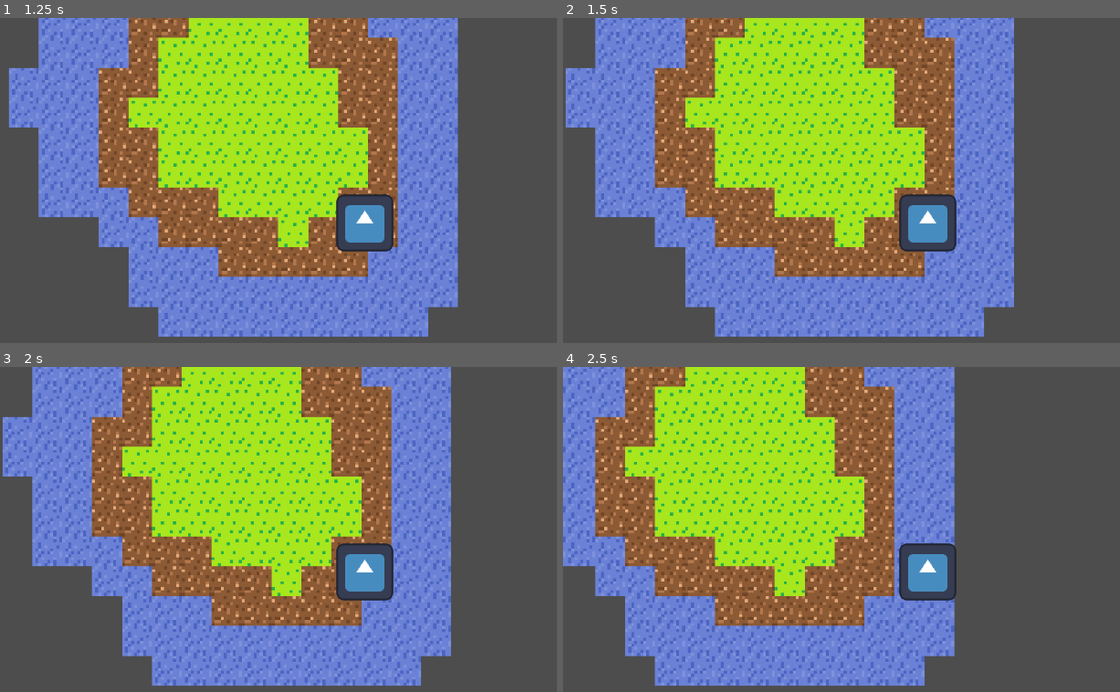
Above: before the commit, frames 1-4 (two rows, left to right).
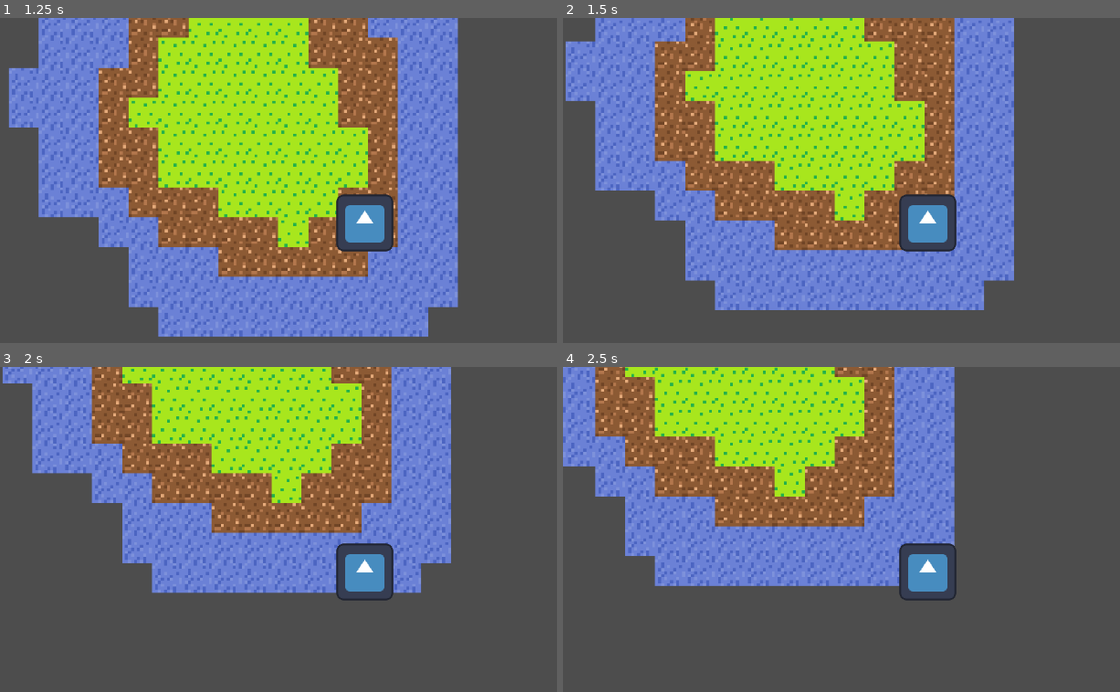
Above: after the commit, the same moments.

Repository: Sogrief/fable-lands
Game: Godot game, scene res://scenes/level/main.tscn
Two runs of this game, one before a commit and one after it. Both use one fixed random seed, a clock stepped at 60 frames per second and the inputs below. The engine's default icon, where the game draws it, is replaced by a stand-in: a white triangle on a blue panel in a dark square.
Inputs:
- Up to frame 1 (1.25 s): tap Enter at 0.5 s; hold Right (move_right) from 0.53 s (still down)
- Up to frame 2 (1.5 s): release Right (move_right) at 1.28 s; hold Down (move_down) from 1.28 s (still down)
- Up to frame 3 (2 s): keep holding Down (move_down)
- Up to frame 4 (2.5 s): release Down (move_down) at 2.03 s; hold Right (move_right) from 2.03 s (still down)

Frame 1 is identical in both runs. In frame 2, 30% of the frame differs, in the area x 0-81%, y 0-99%; in frame 3, 49%; in frame 4, 48%.

Commit message:
mouvement du personnage sur les deux axes

Diff:
--- a/scenes/player/scripts/player.gd
+++ b/scenes/player/scripts/player.gd
@@ -1,18 +1,14 @@
 extends CharacterBody2D
 
-
 const SPEED = 300.0
-const JUMP_VELOCITY = -400.0
-
 
 func _physics_process(delta):
-
-	# Get the input direction and handle the movement/deceleration.
-	# As good practice, you should replace UI actions with custom gameplay actions.
-	var direction = Input.get_axis("ui_left", "ui_right")
+	#vecteur de la direction 2D du joueur
+	var direction = Vector2(Input.get_axis("move_left", "move_right"), Input.get_axis("move_up", "move_down"))
 	if direction:
-		velocity.x = direction * SPEED
+		velocity = direction * SPEED
 	else:
 		velocity.x = move_toward(velocity.x, 0, SPEED)
+		velocity.y = move_toward(velocity.y, 0, SPEED)
 
 	move_and_slide()
